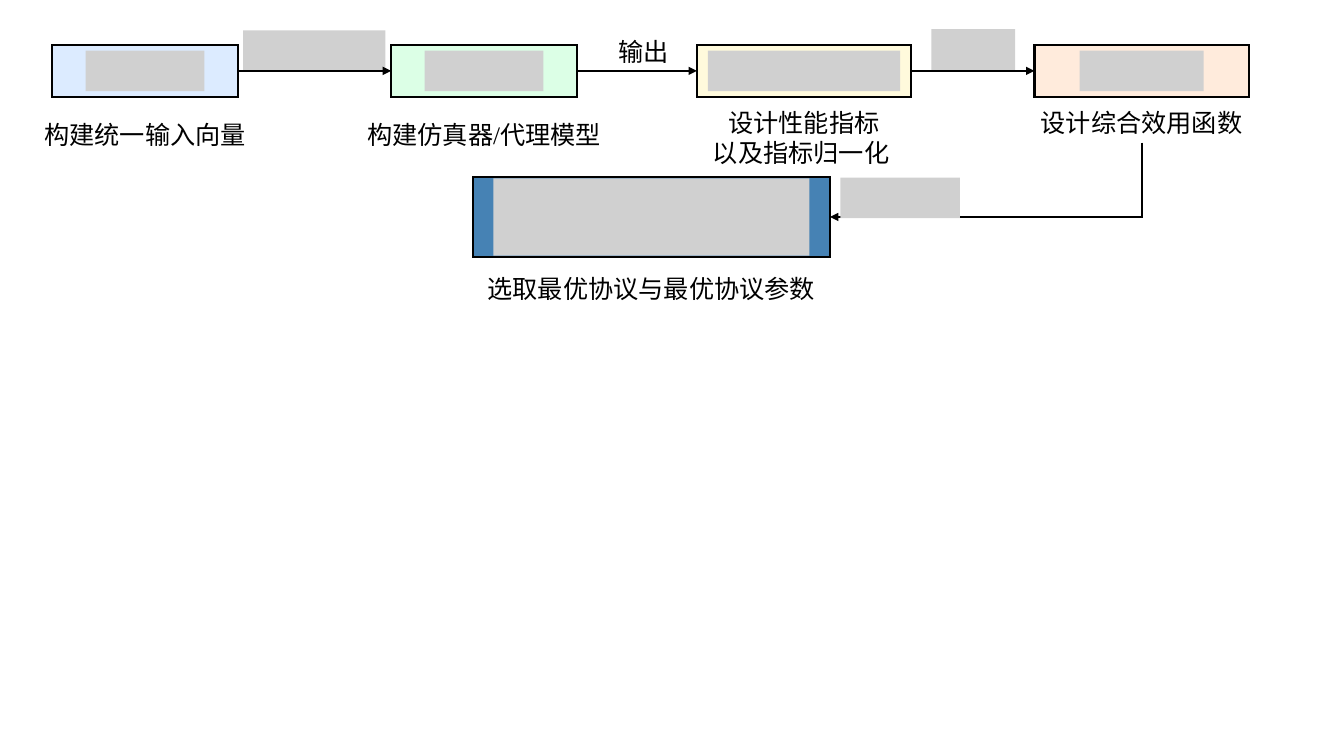
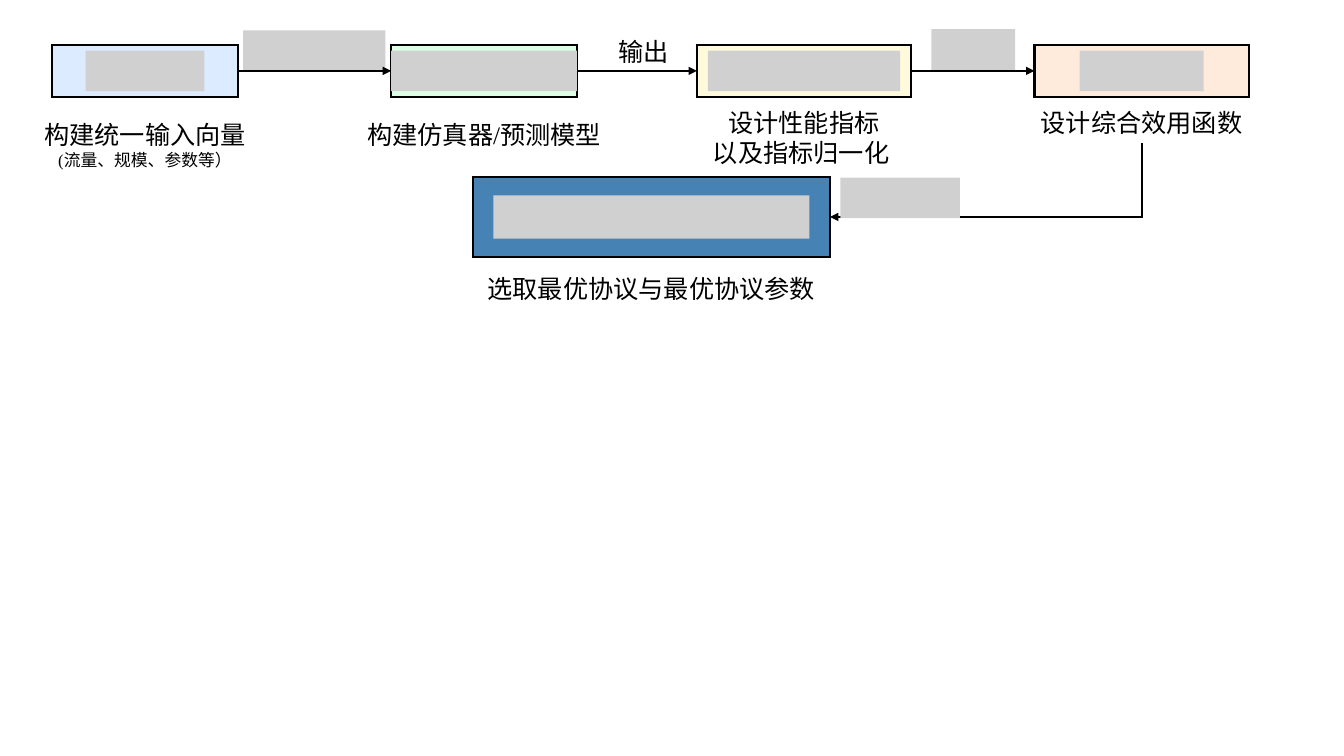
Before and after one commit to Aworrier/zzzwl-big_paper, a slide deck: slide 2 of PPT画图.pptx. Drawn at 1344x756 pixels with LibreOffice and Linux fonts; fonts in the diff are those of the drawing; grey boxes stand for pictures. Boxes give left, top, right and bottom in pixels: in the first picture for what was removed or moved away, otherwise in the second. Text is boxed around its words. In the diff, an @@ line names an element or a change of style, - is before the commit and + after.

```diff
--- a/PPT画图.pptx
+++ b/PPT画图.pptx
@@ picture: place and size @@
-picture at (424,50,543,91)
+picture at (391,50,577,91)
@@ text at (367,122,601,146): text changed @@
-构建仿真器/代理模型
+构建仿真器/预测模型
@@ text at (58,153,231,170): paragraph added @@
+(流量、规模、参数等）
@@ picture: place and size @@
-picture at (493,178,809,256)
+picture at (493,196,809,239)
```
Also in this commit, not shown: 24 other files.
